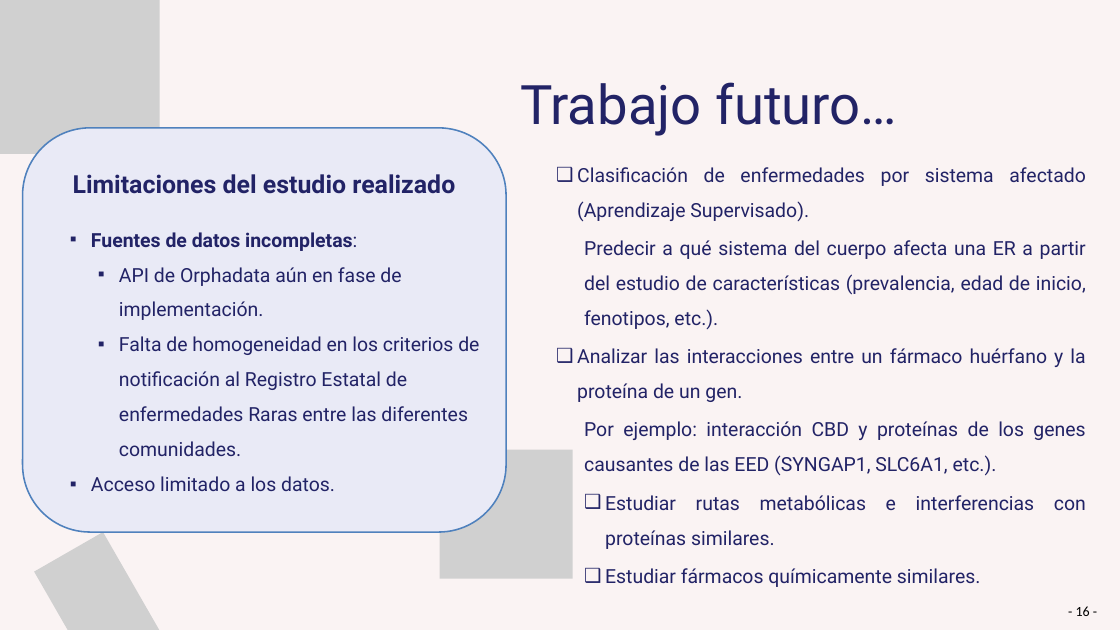
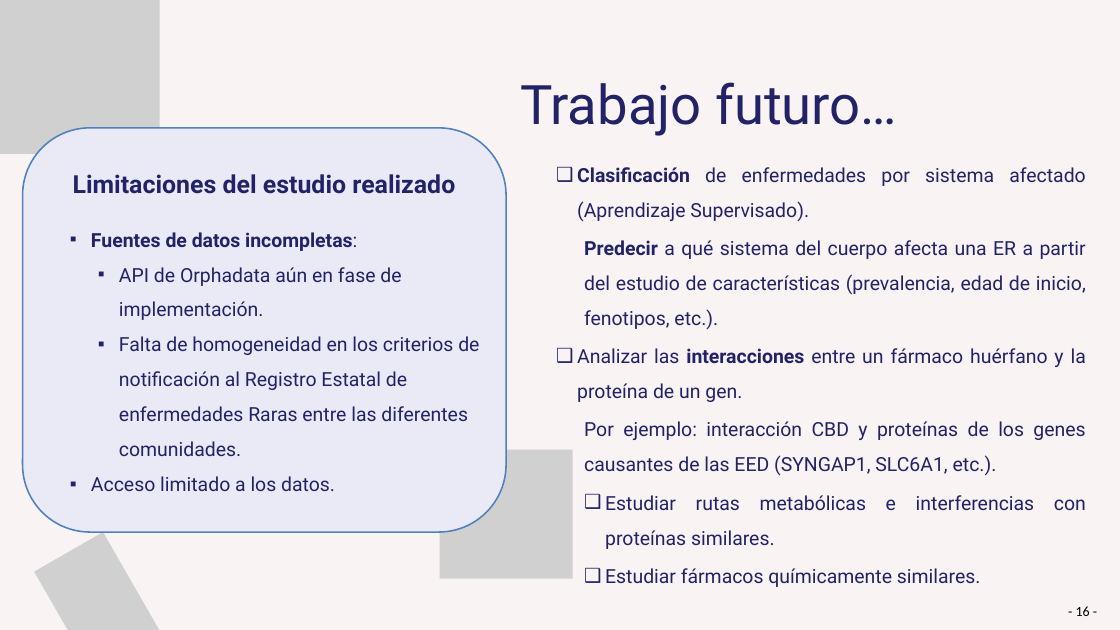
Before and after one commit to Muriburu/ITAcademy, a slide deck: slide 17 of Sprint 10 - Pràctica final/Presentación - Enfermedades raras.pptx (slide 16 before the commit). Drawn at 1120x630 pixels with LibreOffice and Linux fonts; fonts in the diff are those of the drawing; grey boxes stand for pictures. Boxes give left, top, right and bottom in pixels: in the first picture for what was removed or moved away, otherwise in the second. Text is boxed around its words. In the diff, an @@ line names an element or a change of style, - is before the commit and + after.

```diff
--- a/Sprint 10 - Pràctica final/Presentación - Enfermedades raras.pptx
+++ b/Sprint 10 - Pràctica final/Presentación - Enfermedades raras.pptx
@@ text at [577, 167, 1086, 402]: bold on in "Clasificación", "Predecir", "interacciones" @@
```
Also in this commit, not shown: 8 other slides changed, 1 slide added, 42 other files.
